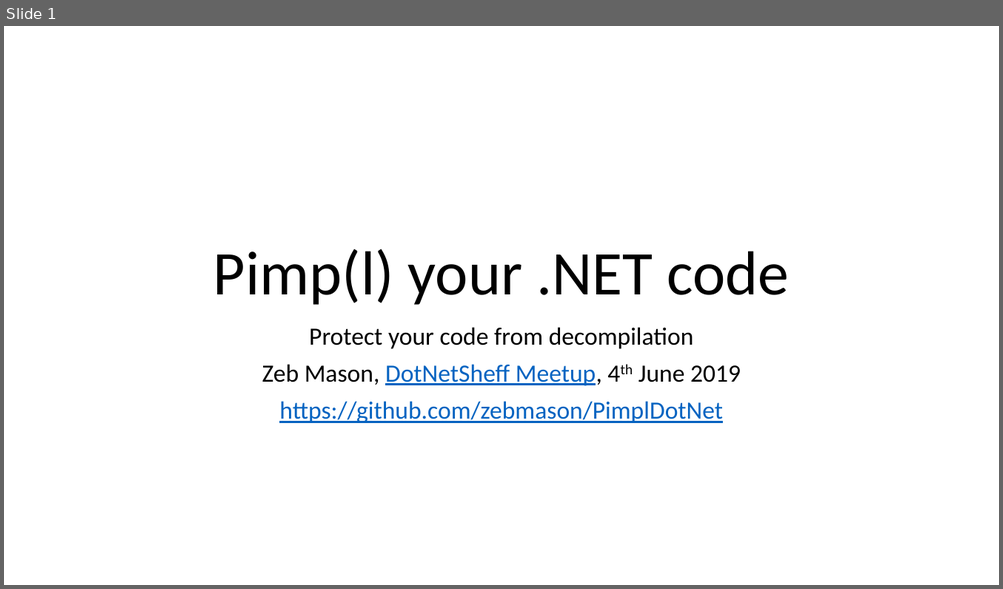
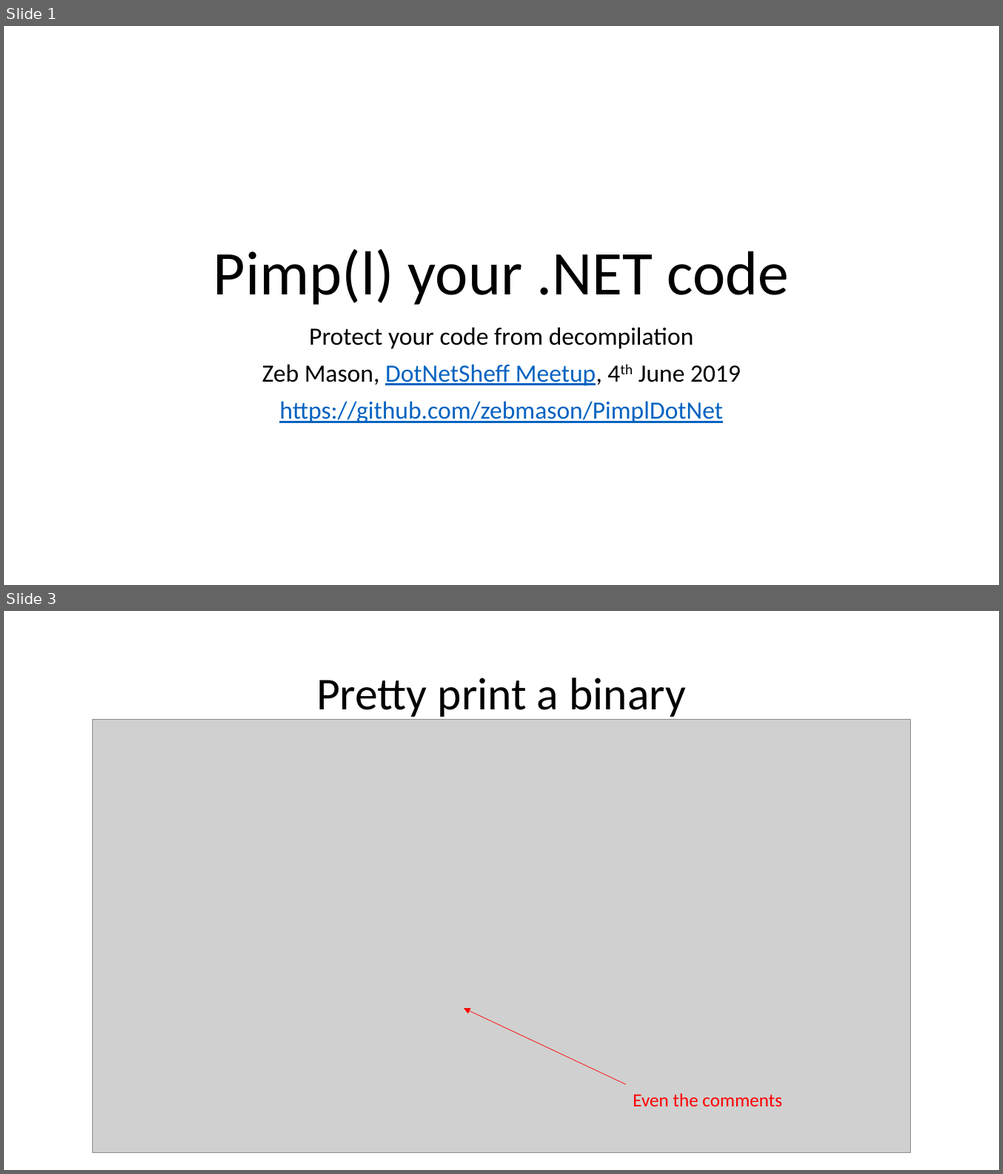
Before and after one commit to zebmason/PimplDotNet, a slide deck: PimplDotNet.pptx. Shown one above the other, each under a label of ours: slide 1 before the commit, slides 1 and 3 after it; the slides between them are not shown. The pictures are 1003x589 and 1003x1174 pixels, drawn with LibreOffice and Linux fonts; fonts in the diff are those of the drawing; grey boxes stand for pictures. Boxes give left, top, right and bottom in pixels: in the first picture for what was removed or moved away, otherwise in the second. Text is boxed around its words. In the diff, an @@ line names an element or a change of style, - is before the commit and + after.

```diff
--- a/PimplDotNet.pptx
+++ b/PimplDotNet.pptx
@@ slide 3 added at (x1=4, y1=611, x2=999, y2=1170), background #FFFFFF @@
@@ title added at (x1=316, y1=678, x2=686, y2=721), 44 pt, text #000000 @@
+Pretty print a binary
@@ picture added at (x1=93, y1=719, x2=910, y2=1153) @@
@@ arrow added from (626, 1085) to (464, 1008), #FF0000 0.5 pt @@
@@ text added at (x1=632, y1=1093, x2=782, y2=1107), 18 pt, text #FF0000 @@
+Even the comments
```
Also in this commit, not shown: 6 slides changed, 7 other slides added.
